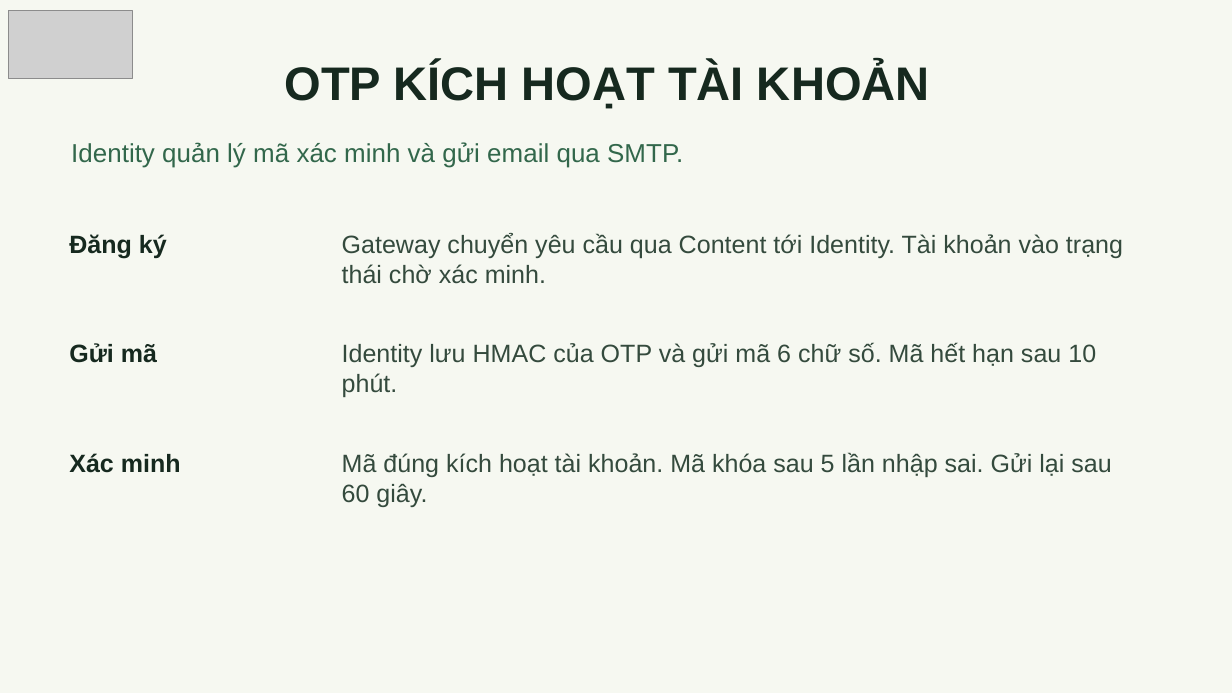
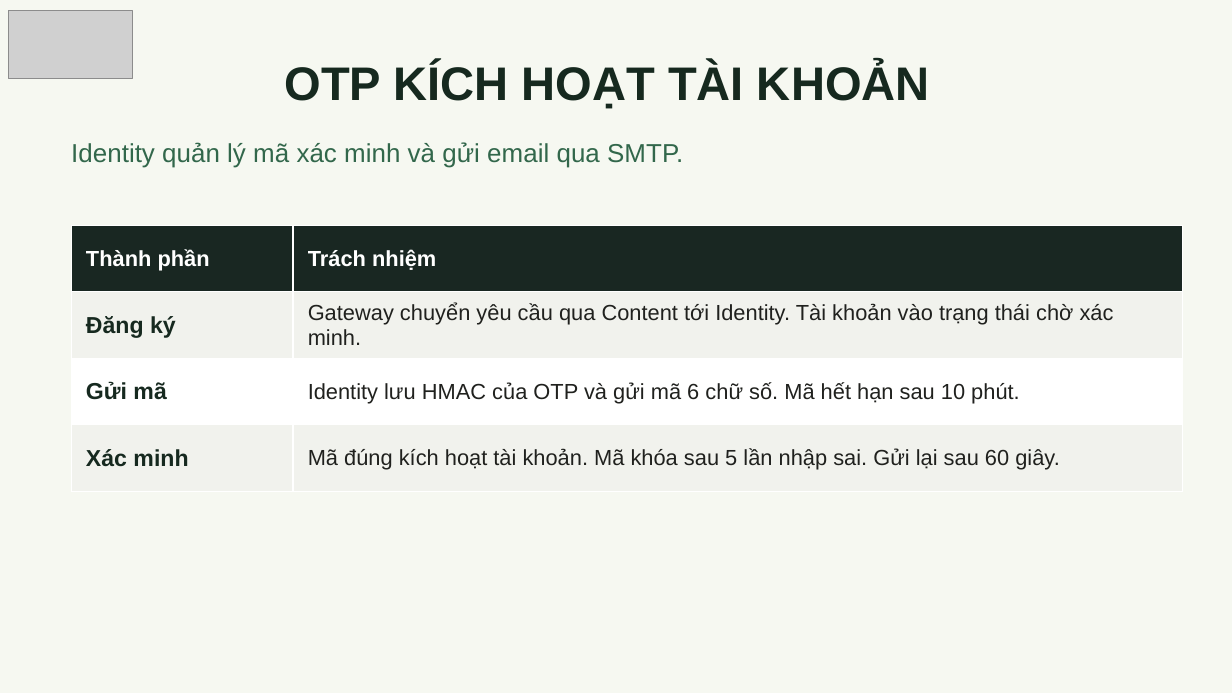
Before and after one commit to khoangutphcm-netizen/SOA_FinalTerms_Project, a slide deck: slide 9 of presentation/presentation.pptx. Drawn at 1232x693 pixels with LibreOffice and Linux fonts; fonts in the diff are those of the drawing; grey boxes stand for pictures. Boxes give left, top, right and bottom in pixels: in the first picture for what was removed or moved away, otherwise in the second. Text is boxed around its words. In the diff, an @@ line names an element or a change of style, - is before the commit and + after.

```diff
--- a/presentation/presentation.pptx
+++ b/presentation/presentation.pptx
@@ text removed at (x1=69, y1=234, x2=167, y2=258) @@
-Đăng ký
@@ table added at (x1=71, y1=226, x2=1183, y2=492), 4 rows, 2 columns @@
+Thành phần | Trách nhiệm
+Đăng ký | Gateway chuyển yêu cầu qua Content tới Identity. Tài khoản vào trạng thái chờ xác minh.
+Gửi mã | Identity lưu HMAC của OTP và gửi mã 6 chữ số. Mã hết hạn sau 10 phút.
+Xác minh | Mã đúng kích hoạt tài khoản. Mã khóa sau 5 lần nhập sai. Gửi lại sau 60 giây.
@@ text removed at (x1=342, y1=233, x2=1123, y2=284) @@
-Gateway chuyển yêu cầu qua Content tới Identity. Tài khoản vào trạng thái chờ xác minh.
@@ text removed at (x1=69, y1=343, x2=157, y2=363) @@
-Gửi mã
@@ text removed at (x1=342, y1=342, x2=1096, y2=397) @@
-Identity lưu HMAC của OTP và gửi mã 6 chữ số. Mã hết hạn sau 10 phút.
@@ text removed at (x1=69, y1=453, x2=181, y2=473) @@
-Xác minh
@@ text removed at (x1=342, y1=452, x2=1111, y2=507) @@
-Mã đúng kích hoạt tài khoản. Mã khóa sau 5 lần nhập sai. Gửi lại sau 60 giây.
```
Also in this commit, not shown: 1 other slide changed, 1 slide removed, 1 other file.
